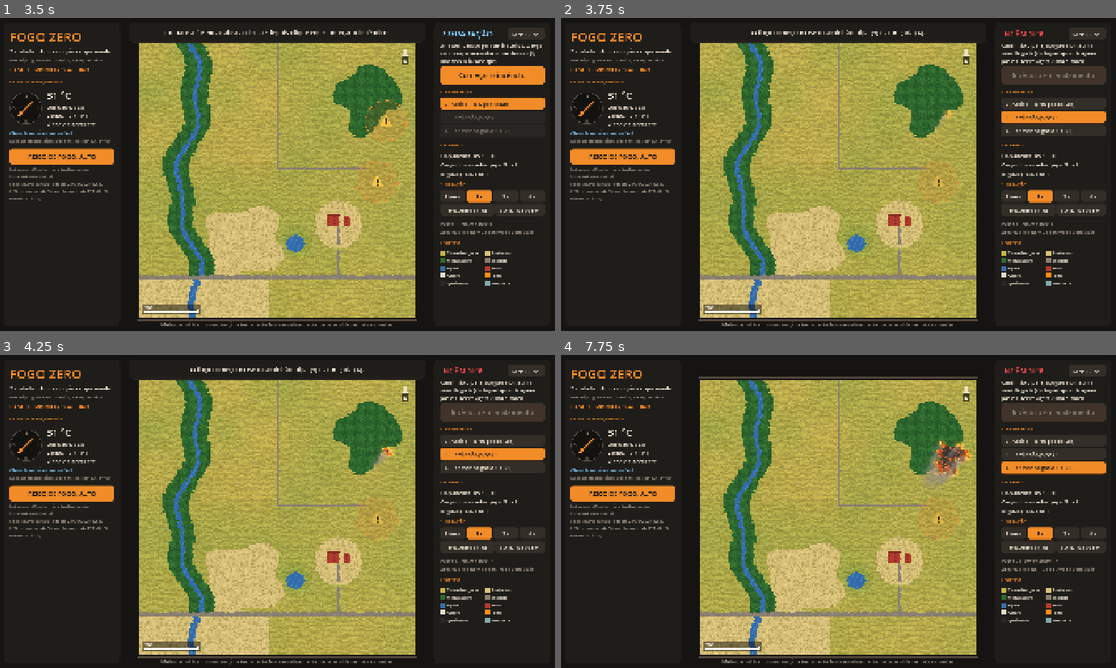
Above: before the commit, frames 1-4 (two rows, left to right).
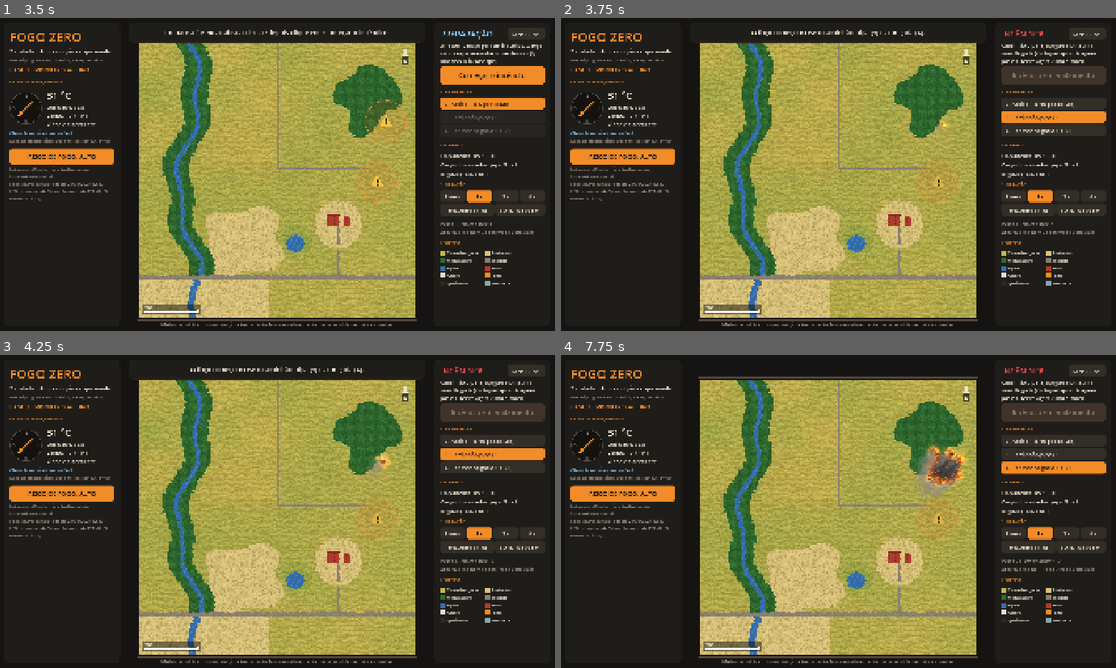
Above: after the commit, the same moments.

Repository: scorpion-bits/Fogo-Zero
Game: Godot game, scene res://cenas/principal.tscn
Same seed, same stepped clock (60 frames per second), same inputs: the game is played once before the commit and once after it.
Inputs:
- Up to frame 1 (3.5 s): click "Começar o incêndio" at 0.5 s; click "Começar o incêndio" at 1.25 s; click "Jogar" at 2 s; click "Jogar fase 1" at 2.75 s
- Up to frame 2 (3.75 s): click "Começar o incêndio" at 3.5 s
- Up to frame 3 (4.25 s): no input
- Up to frame 4 (7.75 s): click "2 Aceiro (R$ 10 por célula)" at 4.25 s; click "3 Caminhão-pipa (3)" at 5 s; click "4 Chamar brigada 193 (1)" at 5.75 s; click "Pausa" at 6.5 s; click "1×" at 7.25 s

Frame 1 is identical in both runs. In frame 2, less than 0.1% of the frame differs, in the area x 68-89%, y 29-67%; in frame 3, 0.2%; in frame 4, 1.1%, in the area x 64-91%, y 27-70%.

Commit message:
Cada tentativa sorteia o fogo de novo e o foco surpresa nasce fora das zonas
- As zonas de risco de uma fase continuam as mesmas, mas cada tentativa
  sorteia quais pegam fogo, a célula exata, o lugar do foco surpresa e o
  espalhamento. Os testes e a calibração usam o sorteio fixo (variação 0).
- Correção: o foco surpresa acendia numa das zonas mostradas, e não no lugar
  escondido sorteado para ele.
- calibrar_fases.gd roda vários sorteios por fase, sem saber a ordem das
  ignições, e reage ao foco surpresa com o caminhão-pipa.
- Orçamentos recalibrados: fase 4 com R$ 1.400, fase 5 com R$ 1.000 e
  fase 6 com R$ 1.150.

Co-Authored-By: Claude <noreply@anthropic.com>

Diff:
--- a/scripts/campanha.gd
+++ b/scripts/campanha.gd
@@ -89,7 +89,7 @@
 	m.focos_extras = [40]
 	m.ameaca = 0.5
 	m.raio_risco = 11
-	m.orcamento = 1000
+	m.orcamento = 1400
 	m.cargas_pipa = 3
 	m.chamadas_brigada = 1
 	lista.append(m)
@@ -111,7 +111,7 @@
 	m.focos_iniciais = 2
 	m.focos_extras = [30]
 	m.ameaca = 0.8
-	m.orcamento = 1100
+	m.orcamento = 1000
 	m.cargas_pipa = 3
 	m.chamadas_brigada = 1
 	m.atraso_brigada = 30
@@ -133,7 +133,7 @@
 	m.focos_iniciais = 2
 	m.focos_extras = [25]
 	m.ameaca = 0.85
-	m.orcamento = 1000
+	m.orcamento = 1150
 	m.cargas_pipa = 2
 	m.chamadas_brigada = 1
 	m.atraso_brigada = 35
--- a/scripts/missao.gd
+++ b/scripts/missao.gd
@@ -89,7 +89,11 @@
 ## Sorteia os centros das zonas de risco e, para cada um, a célula exata onde o fogo começa.
 ## Devolve {"centros": Array[Vector2i], "ignicoes": Array[Vector2i]}, na ordem em que acendem:
 ## primeiro as zonas mostradas (em ordem sorteada), depois os focos extras, que não são mostrados.
-func sortear_focos(grade: Grade, vetor_vento: Vector2) -> Dictionary:
+##
+## As zonas mostradas dependem só da missão (são sempre as mesmas numa fase). `variacao` muda o
+## que o jogador não vê: quais zonas pegam fogo, a célula exata e onde caem os focos extras. Cada
+## tentativa usa uma variação diferente; 0 é o sorteio fixo dos testes.
+func sortear_focos(grade: Grade, vetor_vento: Vector2, variacao: int = 0) -> Dictionary:
 	var rng := RandomNumberGenerator.new()
 	rng.seed = semente * 7919 + 13
 	var sede := centro_sede(grade)
@@ -125,6 +129,9 @@
 			if longe:
 				centros.append(c)
 		distancia_entre *= 0.7
+	if variacao != 0:
+		rng.seed = hash([semente, variacao])
+		_sortear_extras(centros, opcoes, rng)
 	# Entre as zonas mostradas, a ordem é sorteada: o jogador não sabe quais vão pegar fogo.
 	for i in range(mini(candidatos, centros.size()) - 1, 0, -1):
 		var j := rng.randi_range(0, i)
@@ -142,6 +149,24 @@
 				break
 		ignicoes.append(celula)
 	return {"centros": centros, "ignicoes": ignicoes}
+
+
+## Troca os focos extras (os centros depois das zonas mostradas) por outros lugares de risco,
+## escolhidos ao acaso na metade mais perigosa das opções e longe das zonas já escolhidas.
+func _sortear_extras(centros: Array[Vector2i], opcoes: Array[Dictionary], rng: RandomNumberGenerator) -> void:
+	@warning_ignore("integer_division")
+	var perigosas := maxi(opcoes.size() / 2, 1)
+	for i in range(mini(candidatos, centros.size()), centros.size()):
+		for tentativa in 60:
+			var c: Vector2i = opcoes[rng.randi_range(0, perigosas - 1)]["celula"]
+			var longe := true
+			for k in centros.size():
+				if k != i and Vector2(c - centros[k]).length() < 1.5 * raio_risco:
+					longe = false
+					break
+			if longe:
+				centros[i] = c
+				break
 
 
 ## Centro da sede (média das células de construção) ou o centro do mapa, se não houver sede.
--- a/scripts/partida.gd
+++ b/scripts/partida.gd
@@ -15,29 +15,32 @@
 var sim: SimulacaoFogo
 var ferramentas: Ferramentas
 var etapa := Etapa.PREPARACAO
+var variacao := 0
 ## Centros dos pontos de risco e as células onde o fogo começa, na ordem de ignição.
 var centros: Array[Vector2i] = []
 var ignicoes: Array[Vector2i] = []
-## Quantos pontos de risco já pegaram fogo (ou deveriam ter pegado).
+## Quantas das zonas mostradas já pegaram fogo (ou deveriam ter pegado).
 var acesos := 0
 
 var referencia: SimulacaoFogo
 var referencia_pronta := false
-var _acesos_referencia := 0
 
 
-func _init(p_missao: Missao, config_base: SimulacaoConfig) -> void:
+## `p_variacao` muda o sorteio desta tentativa (onde o fogo começa e como ele se espalha).
+## Com 0, a partida é sempre igual: é o que os testes e a calibração usam.
+func _init(p_missao: Missao, config_base: SimulacaoConfig, p_variacao: int = 0) -> void:
 	missao = p_missao
+	variacao = p_variacao
 	config = missao.configurar(config_base)
 	grade = missao.criar_grade(config)
 	sim = SimulacaoFogo.new(config, grade)
-	sim.reiniciar(missao.semente)
+	sim.reiniciar(_semente())
 	ferramentas = Ferramentas.new(config, sim)
 	sim.definir_clima(missao.temperatura, missao.umidade, missao.vento_kmh, missao.vento_direcao)
 	if missao.foco_livre:
 		etapa = Etapa.INCENDIO
 	else:
-		var sorteio := missao.sortear_focos(grade, sim.vetor_vento())
+		var sorteio := missao.sortear_focos(grade, sim.vetor_vento(), variacao)
 		centros.assign(sorteio["centros"])
 		ignicoes.assign(sorteio["ignicoes"])
 	ferramentas.em_preparacao = etapa == Etapa.PREPARACAO
@@ -57,10 +60,12 @@
 	ferramentas.em_preparacao = false
 	ferramentas.multiplicador_aceiro = 2
 	referencia = SimulacaoFogo.new(config, grade.copiar_original())
-	referencia.reiniciar(missao.semente)
+	referencia.reiniciar(_semente())
 	referencia.definir_clima(sim.temperatura, sim.umidade, sim.vento_kmh, sim.vento_direcao)
-	acesos = _acender_proximos(sim, 0, missao.focos_iniciais)
-	_acesos_referencia = _acender_proximos(referencia, 0, missao.focos_iniciais)
+	acesos = mini(missao.focos_iniciais, mini(missao.candidatos, ignicoes.size()))
+	for i in acesos:
+		Missao.acender(sim, ignicoes[i])
+		Missao.acender(referencia, ignicoes[i])
 
 
 ## Avança um passo. Devolve mensagens de eventos para o jogador ("Novo foco!", "O vento virou!").
@@ -69,9 +74,7 @@
 	if etapa != Etapa.INCENDIO:
 		return mensagens
 	if not missao.foco_livre:
-		var antes := acesos
-		acesos = _eventos(sim, acesos)
-		if acesos > antes:
+		if _eventos(sim):
 			mensagens.append("Novo foco de incêndio num lugar inesperado!")
 		if sim.passo == missao.passo_mudanca_vento:
 			mensagens.append("O vento mudou: agora vem do %s a %d km/h." % [
@@ -108,7 +111,7 @@
 				or referencia.passo >= MAX_PASSOS_REFERENCIA:
 			referencia_pronta = true
 			return
-		_acesos_referencia = _eventos(referencia, _acesos_referencia)
+		_eventos(referencia)
 		referencia.avancar()
 
 
@@ -129,17 +132,18 @@
 	return dados
 
 
-func _acender_proximos(s: SimulacaoFogo, de: int, quantos: int) -> int:
-	var ate := mini(de + quantos, ignicoes.size())
-	for i in range(de, ate):
-		Missao.acender(s, ignicoes[i])
-	return ate
+func _semente() -> int:
+	return missao.semente + variacao * 7919
 
 
-func _eventos(s: SimulacaoFogo, ja_acesos: int) -> int:
+## Eventos do passo atual: mudança de vento e focos extras, que surgem fora das zonas mostradas
+## (as ignições depois das `candidatos` primeiras). Devolve true se um foco novo acendeu.
+func _eventos(s: SimulacaoFogo) -> bool:
 	if s.passo == missao.passo_mudanca_vento:
 		s.definir_clima(s.temperatura, s.umidade, missao.novo_vento_kmh, missao.nova_direcao)
-	for p in missao.focos_extras:
-		if s.passo == p:
-			ja_acesos = _acender_proximos(s, ja_acesos, 1)
-	return ja_acesos
+	var acendeu := false
+	for k in missao.focos_extras.size():
+		var i := missao.candidatos + k
+		if s.passo == missao.focos_extras[k] and i < ignicoes.size():
+			acendeu = Missao.acender(s, ignicoes[i]) or acendeu
+	return acendeu
--- a/scripts/principal.gd
+++ b/scripts/principal.gd
@@ -191,7 +191,8 @@
 func iniciar_missao(m: Missao) -> void:
 	roteiro = null
 	missao = m
-	partida = Partida.new(m, config)
+	# Cada tentativa sorteia de novo onde o fogo começa.
+	partida = Partida.new(m, config, randi_range(1, 999999))
 	_conectar(partida.sim, partida.ferramentas)
 	_mapa.zonas = partida.centros_pendentes()
 	_mapa.raio_zona = m.raio_risco
--- a/testes/calibrar_fases.gd
+++ b/testes/calibrar_fases.gd
@@ -1,37 +1,62 @@
 extends SceneTree
 ## Mostra, para cada fase, o incêndio de referência (sem nenhuma ação do jogador) e o resultado
-## de uma estratégia simples de prevenção. Uso: godot --headless --path . -s testes/calibrar_fases.gd
+## de uma estratégia simples de prevenção, em vários sorteios (cada tentativa do jogador usa um).
+## Uso: godot --headless --path . -s testes/calibrar_fases.gd -- --sorteios=40
+
+const ATRASO_REACAO := 6
+
+var _sorteios := 40
 
 
 func _init() -> void:
+	for arg in OS.get_cmdline_user_args():
+		if arg.begins_with("--sorteios="):
+			_sorteios = int(arg.trim_prefix("--sorteios="))
 	var config: SimulacaoConfig = load("res://recursos/simulacao_config.tres")
+	print("Em %d sorteios por fase: incêndio sem ação (mín · média · máx) e a estratégia do anel de aceiro." % _sorteios)
 	for m in Campanha.fases():
-		var nada := _jogar(m, config, false)
-		var plano := _jogar(m, config, true)
-		print("Fase %d %-18s | sem ação: %5.1f ha, sede %s, %3d passos | anel de aceiro: %5.1f ha, sede %s, %d estrelas, %d pts, R$ %d" % [
-			m.numero, m.nome, nada["ref_ha"], "ATINGIDA" if nada["ref_sede"] else "salva",
-			nada["passos"], plano["area_ha"], "ATINGIDA" if not plano["sede_salva"] else "salva",
-			plano["estrelas"], plano["pontuacao"], plano["gasto"]])
+		var ha := PackedFloat32Array()
+		var ameacam := 0
+		var estrelas := PackedInt32Array([0, 0, 0, 0])
+		var soma_estrelas := 0
+		for v in range(1, _sorteios + 1):
+			var r := _jogar(m, config, v)
+			ha.append(r["ref_ha"])
+			ameacam += 1 if r["ref_sede"] else 0
+			estrelas[r["estrelas"]] += 1
+			soma_estrelas += r["estrelas"]
+		var media := 0.0
+		for h in ha:
+			media += h / ha.size()
+		ha.sort()
+		print("Fase %d %-16s | sem ação: %5.1f · %5.1f · %5.1f ha, ameaça a sede em %3d%% | anel: sede salva em %3d%%, média %.1f estrelas (0★ %d · 1★ %d · 2★ %d · 3★ %d)" % [
+			m.numero, m.nome, ha[0], media, ha[ha.size() - 1], roundi(100.0 * ameacam / _sorteios), roundi(100.0 * (_sorteios - estrelas[0]) / _sorteios),
+			float(soma_estrelas) / _sorteios, estrelas[0], estrelas[1], estrelas[2], estrelas[3]])
 	quit()
 
 
-## Estratégia de teste: um anel de aceiro em volta de cada ponto de risco, enquanto houver dinheiro.
-func _jogar(m: Missao, config: SimulacaoConfig, com_plano: bool) -> Dictionary:
-	var p := Partida.new(m, config)
-	if com_plano:
-		for c in p.centros_pendentes():
-			var r := m.raio_risco + 2
-			var pontos: Array[Vector2i] = [c + Vector2i(-r, -r), c + Vector2i(r, -r), c + Vector2i(r, r), c + Vector2i(-r, r)]
-			for k in 4:
-				p.ferramentas.abrir_aceiro(Ferramentas.linha_sem_furos(pontos[k], pontos[(k + 1) % 4]))
+## Estratégia de teste: um anel de aceiro em volta de cada zona de risco, enquanto houver dinheiro,
+## começando pelas mais próximas da sede, e o caminhão-pipa em cima de cada foco surpresa.
+func _jogar(m: Missao, config: SimulacaoConfig, variacao: int) -> Dictionary:
+	var p := Partida.new(m, config, variacao)
+	# O jogador não sabe a ordem em que as zonas acendem: cerca primeiro as mais próximas da sede.
+	var sede := Missao.centro_sede(p.grade)
+	var zonas := p.centros_pendentes()
+	zonas.sort_custom(func(a: Vector2i, b: Vector2i) -> bool:
+		return Vector2(a - sede).length_squared() < Vector2(b - sede).length_squared())
+	for c in zonas:
+		var r := m.raio_risco + 2
+		var pontos: Array[Vector2i] = [c + Vector2i(-r, -r), c + Vector2i(r, -r), c + Vector2i(r, r), c + Vector2i(-r, r)]
+		for k in 4:
+			p.ferramentas.abrir_aceiro(Ferramentas.linha_sem_furos(pontos[k], pontos[(k + 1) % 4]))
 	p.iniciar_incendio()
 	while not p.terminou() and p.sim.passo < 2000:
 		p.passo()
+		# Reage ao foco surpresa com o caminhão-pipa, um segundo (6 passos) depois de ele aparecer.
+		for k in m.focos_extras.size():
+			if p.sim.passo == m.focos_extras[k] + ATRASO_REACAO and m.candidatos + k < p.ignicoes.size():
+				p.ferramentas.usar_pipa(p.ignicoes[m.candidatos + k])
 	var r := p.resultado()
-	if com_plano:
-		print("   focos: ", p.sim.focos, "  extras ocultos em ", p.ignicoes.slice(m.candidatos))
-	r["passos"] = p.referencia.passo
 	r["ref_ha"] = p.referencia.area_queimada_ha()
 	r["ref_sede"] = p.referencia.sede_atingida
-	r["gasto"] = p.ferramentas.gasto_aceiro
 	return r
--- a/testes/teste_simulacao.gd
+++ b/testes/teste_simulacao.gd
@@ -238,26 +238,58 @@
 	# Aceiro em volta de cada zona isola o fogo.
 	var m := fases[0]
 	var p2 := Partida.new(m, _config)
-	for c in p2.centros_pendentes():
-		var raio := m.raio_risco + 2
-		var cantos: Array[Vector2i] = [c + Vector2i(-raio, -raio), c + Vector2i(raio, -raio), c + Vector2i(raio, raio), c + Vector2i(-raio, raio)]
-		for k in 4:
-			p2.ferramentas.abrir_aceiro(Ferramentas.linha_sem_furos(cantos[k], cantos[(k + 1) % 4]))
+	_cercar_zonas(p2)
 	p2.iniciar_incendio()
 	_checar(p2.ferramentas.custo_aceiro() == 2 * _config.custo_aceiro_celula, "aceiro custa o dobro durante o incêndio")
 	while not p2.terminou() and p2.sim.passo < 2000:
 		p2.passo()
 	var r2 := p2.resultado()
 	_checar(r2["sede_salva"] and r2["estrelas"] == 3, "aceiros em volta das zonas de risco: 3 estrelas (evitou %d%%)" % roundi(100 * r2["evitada"]))
-	# Foco surpresa e mudança de vento acontecem nos passos combinados.
+	# Foco surpresa (fora das zonas mostradas) e mudança de vento acontecem nos passos combinados.
 	var m4 := fases[3]
 	var p4 := Partida.new(m4, _config)
+	var surpresa := p4.ignicoes[m4.candidatos]
+	var fora := true
+	for c in p4.centros_pendentes():
+		fora = fora and Vector2(surpresa - c).length() > m4.raio_risco
+	_checar(fora, "o foco surpresa fica fora das zonas mostradas")
+	_cercar_zonas(p4)
 	p4.iniciar_incendio()
 	var mensagens := PackedStringArray()
 	while not p4.terminou() and p4.sim.passo < 2000:
 		mensagens.append_array(p4.passo())
-	_checar(p4.sim.focos.size() == 2, "fase 4 tem foco surpresa (%d focos)" % p4.sim.focos.size())
+	var ultimo: Vector2i = p4.sim.focos[p4.sim.focos.size() - 1]
+	_checar(p4.sim.focos.size() == 2 and Vector2(ultimo - surpresa).length() < 2.0,
+			"fase 4: o foco surpresa acende no lugar escondido (%d focos)" % p4.sim.focos.size())
 	_checar(mensagens.size() == 2, "avisa o foco novo e a mudança de vento")
+	# Cada tentativa sorteia o fogo de novo, dentro das mesmas zonas.
+	var a := Partida.new(m4, _config, 1)
+	var b := Partida.new(m4, _config, 1)
+	_checar(a.ignicoes == b.ignicoes, "mesmo sorteio = mesmos focos")
+	var zonas_iguais := true
+	var diferentes := 0
+	var primeiras := {}
+	for v in range(1, 21):
+		var t := Partida.new(m4, _config, v)
+		var zonas := t.centros_pendentes()
+		zonas.sort()
+		var zonas_a := a.centros_pendentes()
+		zonas_a.sort()
+		zonas_iguais = zonas_iguais and zonas == zonas_a
+		diferentes += 1 if t.ignicoes != a.ignicoes else 0
+		primeiras[t.centros[0]] = true
+	_checar(zonas_iguais, "as zonas de risco mostradas não mudam entre as tentativas")
+	_checar(diferentes >= 18 and primeiras.size() == m4.candidatos,
+			"em 20 tentativas o fogo começa em pontos diferentes e em todas as %d zonas" % m4.candidatos)
+
+
+## Abre um anel de aceiro em volta de cada zona de risco mostrada.
+func _cercar_zonas(p: Partida) -> void:
+	for c in p.centros_pendentes():
+		var raio := p.missao.raio_risco + 2
+		var cantos: Array[Vector2i] = [c + Vector2i(-raio, -raio), c + Vector2i(raio, -raio), c + Vector2i(raio, raio), c + Vector2i(-raio, raio)]
+		for k in 4:
+			p.ferramentas.abrir_aceiro(Ferramentas.linha_sem_furos(cantos[k], cantos[(k + 1) % 4]))
 
 
 func _teste_classificador() -> void:
